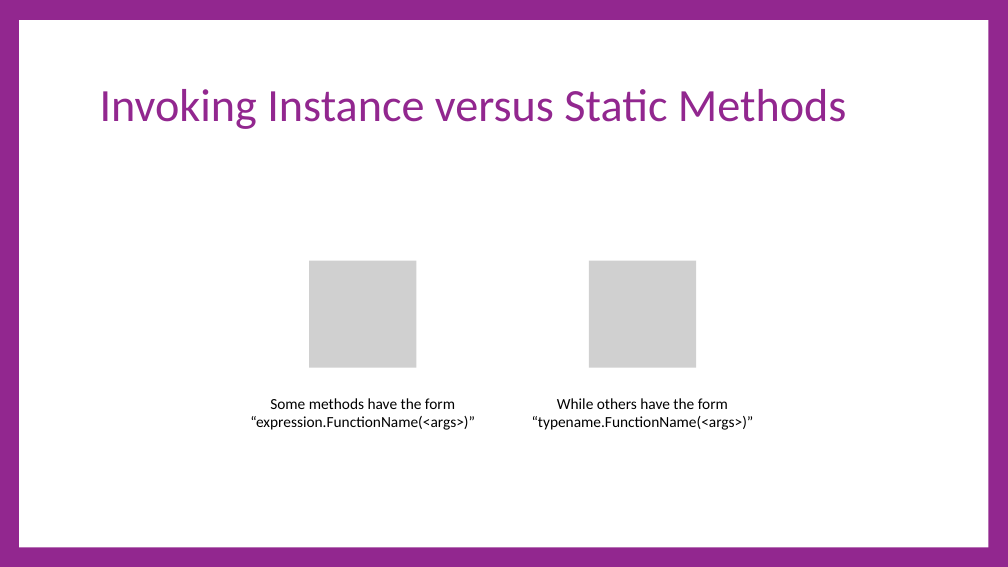
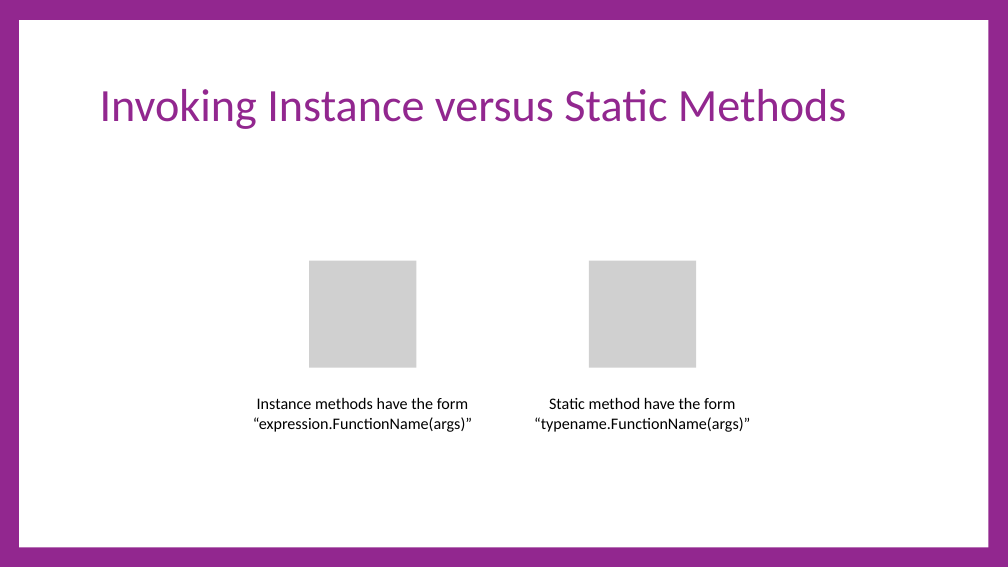
Before and after one commit to cdiggins/cs321, a slide deck: slide 28 of class-notes/cs321-winter-2023-lecture-4-strings.pptx (slide 26 before the commit). Drawn at 1008x567 pixels with LibreOffice and Linux fonts; fonts in the diff are those of the drawing; grey boxes stand for pictures. Boxes give left, top, right and bottom in pixels: in the first picture for what was removed or moved away, otherwise in the second. Text is boxed around its words. In the diff, an @@ line names an element or a change of style, - is before the commit and + after.

```diff
--- a/class-notes/cs321-winter-2023-lecture-4-strings.pptx
+++ b/class-notes/cs321-winter-2023-lecture-4-strings.pptx
@@ text at bbox=[253, 397, 472, 432]: text changed; size 22 to 23 pt @@
-Some methods have the form “expression.FunctionName(<args>)”
+Instance methods have the form “expression.FunctionName(args)”
@@ text at bbox=[534, 397, 750, 432]: text changed; size 22 to 23 pt @@
-While others have the form “typename.FunctionName(<args>)”
+Static method have the form “typename.FunctionName(args)”
```
Also in this commit, not shown: 15 other slides changed, 18 slides added, 12 slides removed, 2 other files.
